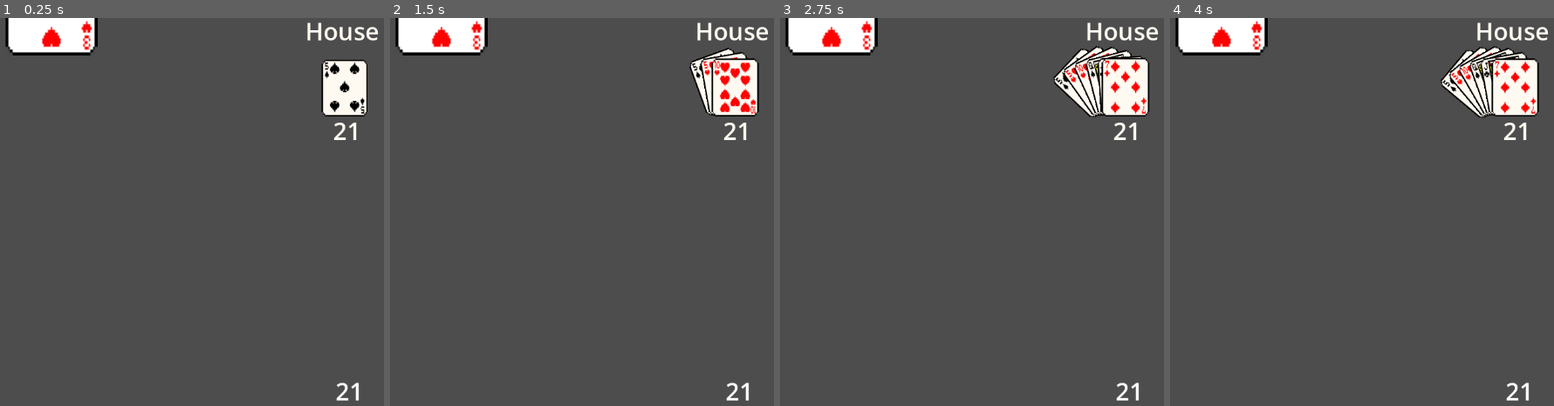
Above: before the commit, frames 1-4 (left to right).
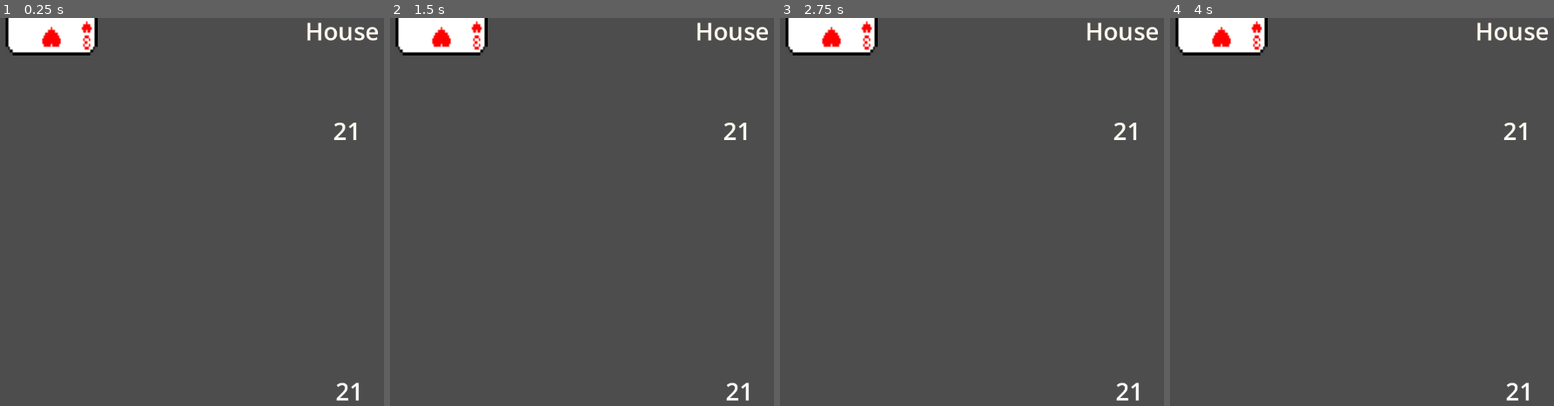
Above: after the commit, the same moments.

Repository: Illuminati-Cow/Blackjack-Survivors
Game: Godot game, scene res://src/ui/ui.tscn
The game is run twice, just before and just after one commit, with the same random seed, the same clock (stepped at 60 frames per second) and the same inputs. The project has no main scene, so this scene is started directly.
Inputs (mouse positions are in pixels of both pictures, inside the frame that each line leads up to):
- Up to frame 1 (0.25 s): no input
- Up to frame 2 (1.5 s): move the mouse to (589, 192) at 0.52 s; hold Right (ui_right) 0.53-1.28 s; right-click (589, 192) at 0.6 s; click (589, 192) at 0.67 s; move the mouse to (outside the picture) at 1.27 s; hold Down (ui_down) from 1.28 s (still down); right-click (outside the picture) at 1.35 s
- Up to frame 3 (2.75 s): move the mouse to (895, 126) at 2.02 s; release Down (ui_down) at 2.03 s; hold Right (ui_right) from 2.03 s (still down); right-click (895, 126) at 2.1 s
- Up to frame 4 (4 s): move the mouse to (1181, 293) at 2.77 s; release Right (ui_right) at 2.78 s; hold Up (ui_up) 2.78-3.53 s; right-click (1181, 293) at 2.85 s; click (1181, 293) at 2.92 s; tap Enter at 3.5 s; move the mouse to (1423, 274) at 3.52 s; hold Left (ui_left) from 3.53 s (still down); right-click (1423, 274) at 3.6 s

The runs differ from the first frame. In frame 1, 1.7% of the frame differs, in the area x 83-96%, y 10-26%; in frame 2, 2.5%; in frame 3, 3.4%; in frame 4, 3.5%, in the area x 70-97%, y 7-26%.

Commit message:
Fix placement issue of player hand

Diff:
--- a/src/ui/ui.tscn
+++ b/src/ui/ui.tscn
@@ -1,9 +1,8 @@
-[gd_scene load_steps=6 format=3 uid="uid://b3ga5g5rdsb3y"]
+[gd_scene load_steps=5 format=3 uid="uid://b3ga5g5rdsb3y"]
 
 [ext_resource type="Texture2D" uid="uid://cxy2jyhdluncj" path="res://assets/cards_spritesheet.png" id="2_8b4u5"]
 [ext_resource type="Script" path="res://src/ui/ui_hand.gd" id="3_nr0xg"]
 [ext_resource type="Script" path="res://src/ui/health_display.gd" id="4_pa7fw"]
-[ext_resource type="PackedScene" uid="uid://bynrc34h2fksh" path="res://src/blackjack/blackjack_manager.res" id="4_re88p"]
 
 [sub_resource type="AtlasTexture" id="AtlasTexture_bfqx3"]
 atlas = ExtResource("2_8b4u5")
@@ -88,7 +87,7 @@
 card_scale = 1.2
 
 [node name="SpawnLocation" type="Marker2D" parent="PlayerHand"]
-position = Vector2(-119, -116)
+position = Vector2(-132, -132)
 
 [node name="ScoreText" type="RichTextLabel" parent="PlayerHand"]
 layout_mode = 1
@@ -115,8 +114,6 @@
 offset_right = 40.0
 offset_bottom = 40.0
 
-[node name="BlackjackManager" parent="." instance=ExtResource("4_re88p")]
-
 [node name="HealthDisplay" type="TextureRect" parent="."]
 layout_mode = 1
 anchors_preset = -1
@@ -130,7 +127,3 @@
 texture = SubResource("AtlasTexture_bfqx3")
 stretch_mode = 4
 script = ExtResource("4_pa7fw")
-
-[connection signal="hands_cleared" from="BlackjackManager" to="HouseHand" method="_on_blackjack_manager_hands_cleared"]
-[connection signal="house_hit" from="BlackjackManager" to="HouseHand" method="_on_blackjack_manager_house_hit"]
-[connection signal="player_hit" from="BlackjackManager" to="PlayerHand" method="on_player_card_drawn"]
